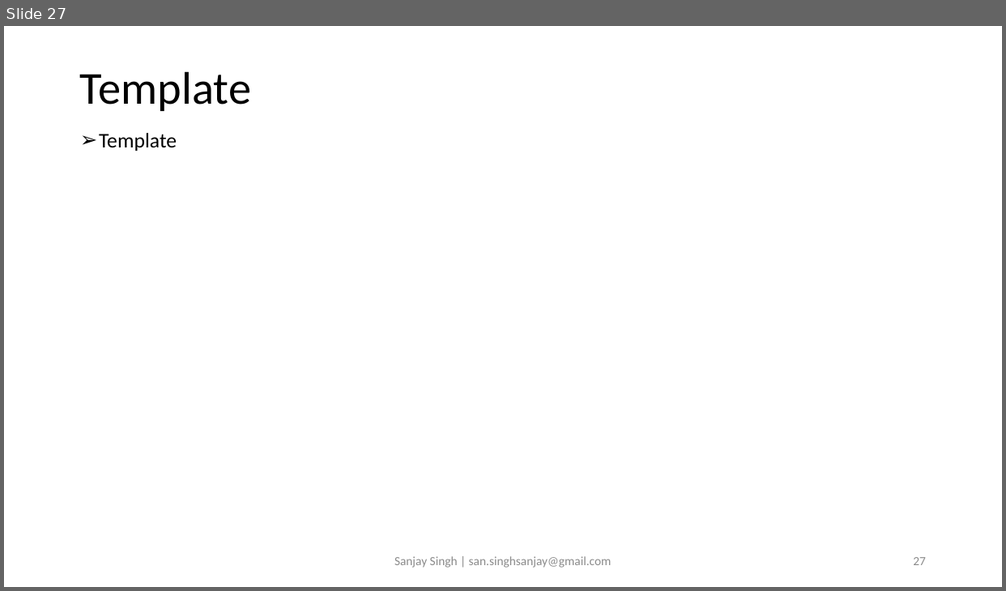
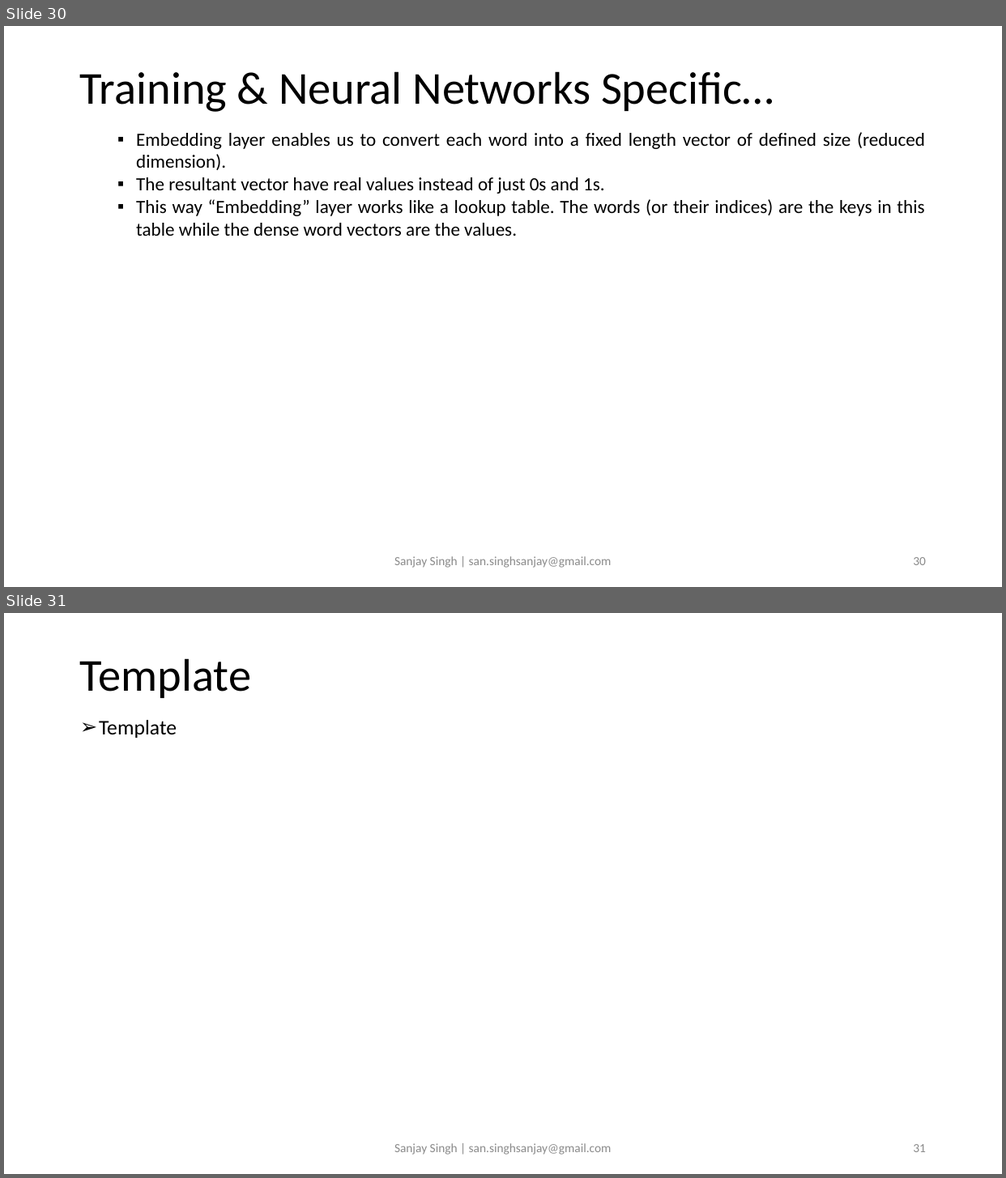
Before and after one commit to sansinghsanjay/Flickr8k_ImageCaptioning, a slide deck: readme.pptx. Shown one above the other, each under a label of ours: slide 27 before the commit, slides 30 and 31 after it. The pictures are 1006x591 and 1006x1178 pixels, drawn with LibreOffice and Linux fonts; fonts in the diff are those of the drawing. Boxes give left, top, right and bottom in pixels: in the first picture for what was removed or moved away, otherwise in the second. Text is boxed around its words. In the diff, an @@ line names an element or a change of style, - is before the commit and + after.

```diff
--- a/readme.pptx
+++ b/readme.pptx
@@ slide 30 added at [4, 26, 1002, 587], background #FFFFFF @@
@@ title added at [80, 71, 774, 112], 44 pt, text #000000 @@
+Training & Neural Networks Specific…
@@ text added at [136, 132, 925, 236], 18 pt, text #000000 @@
+  ▪ Embedding layer enables us to convert each word into a fixed length vector of defined size (reduced dimension).
+  ▪ The resultant vector have real values instead of just 0s and 1s.
+  ▪ This way “Embedding” layer works like a lookup table. The words (or their indices) are the keys in this table while the dense word vectors are the values.
@@ text added at [394, 557, 612, 568], 12 pt, text #8C8C8C @@
+Sanjay Singh | san.singhsanjay@gmail.com
@@ page number added at [913, 557, 926, 565], 12 pt, text #8C8C8C @@
+30
@@ what was slide 27 is now slide 31 @@
@@ page number at [913, 1144, 926, 1152]: text changed @@
-27
+31
```
Also in this commit, not shown: 6 slides changed, 3 other slides added, 1 other file.
